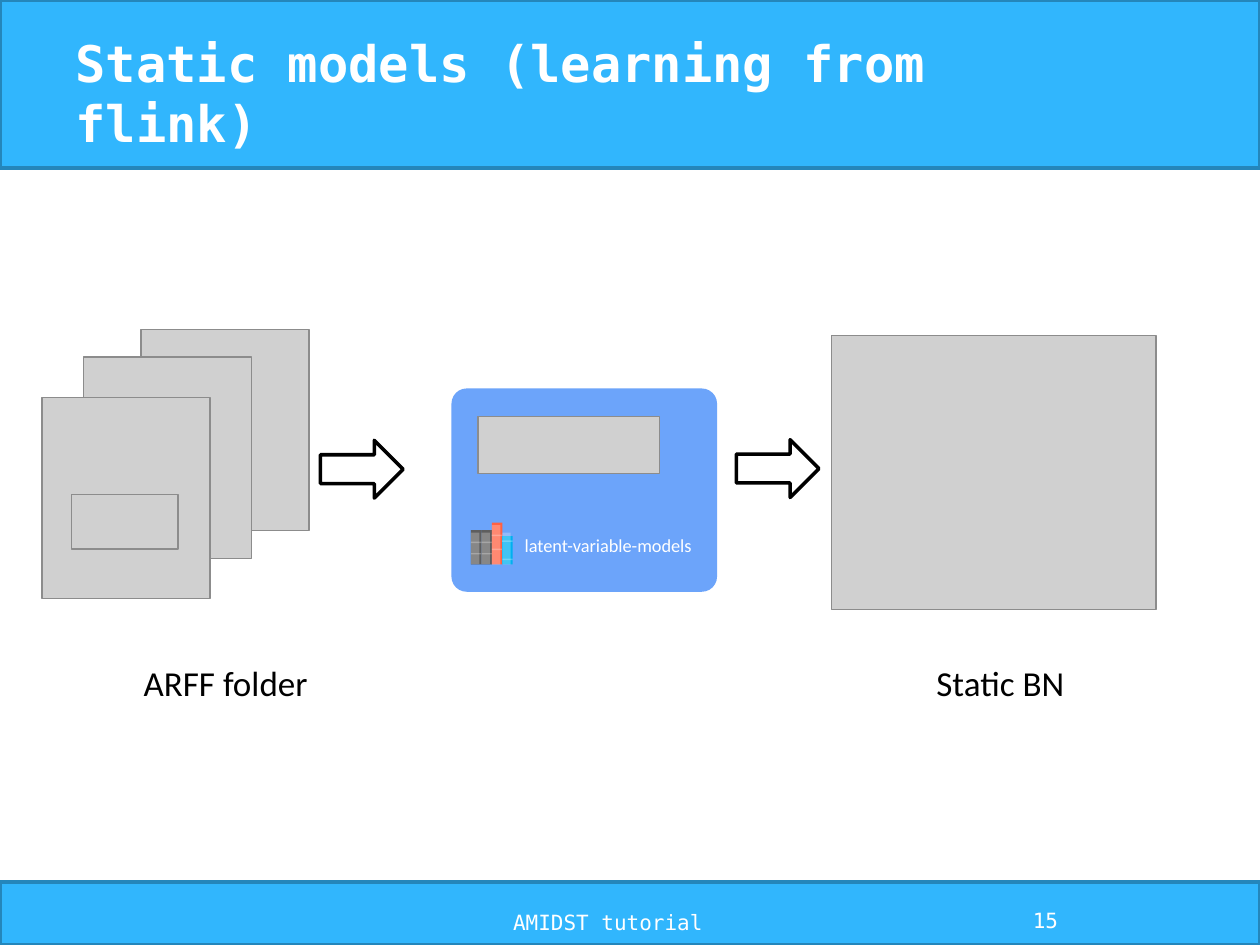
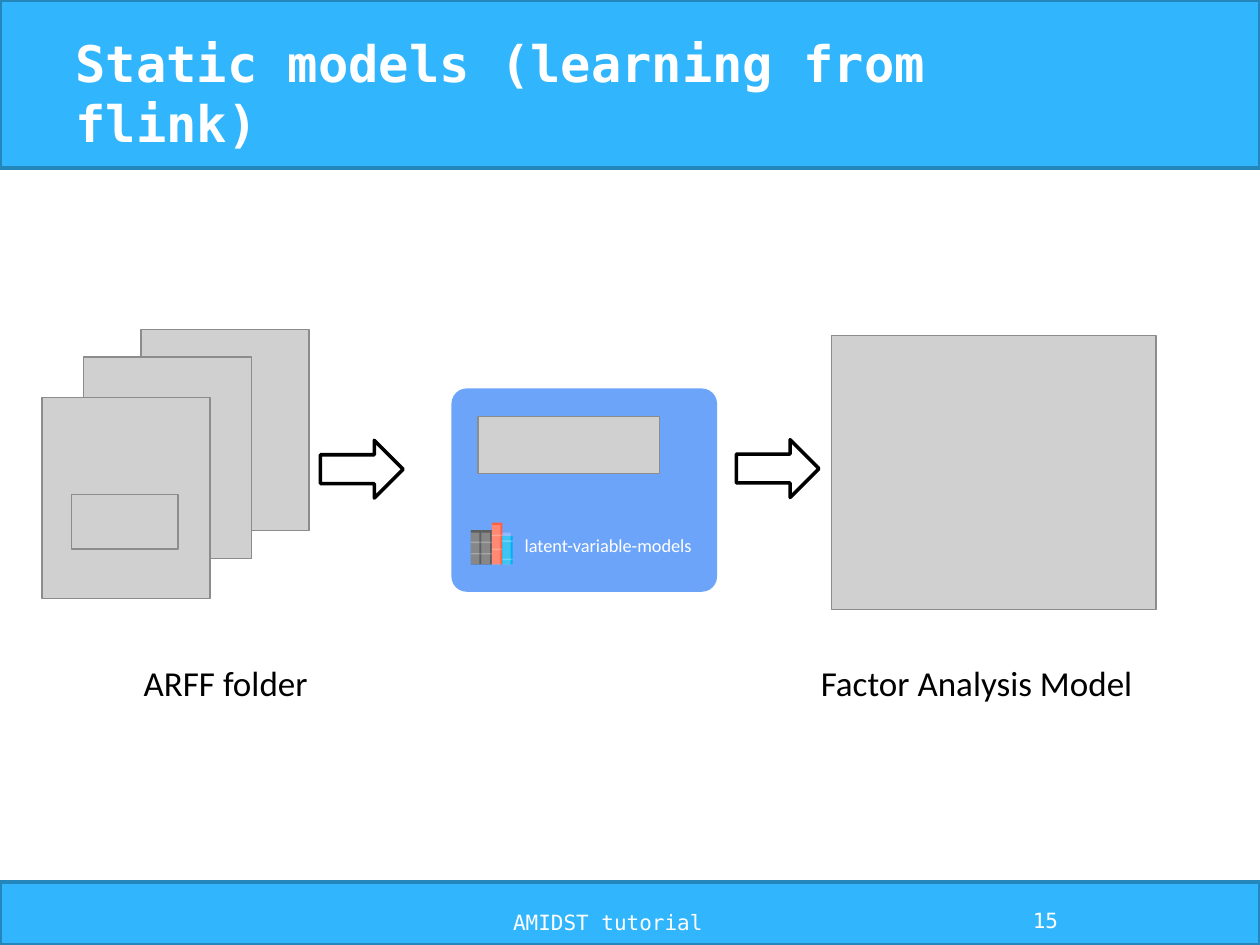
Before and after one commit to amidst/tutorial, a slide deck: slide 15 of doc/slides/AMIDST_slides.pptx. Drawn at 1260x945 pixels with LibreOffice and Linux fonts; fonts in the diff are those of the drawing; grey boxes stand for pictures; background and template pictures are left out. Boxes give left, top, right and bottom in pixels: in the first picture for what was removed or moved away, otherwise in the second. Text is boxed around its words. In the diff, an @@ line names an element or a change of style, - is before the commit and + after.

```diff
--- a/doc/slides/AMIDST_slides.pptx
+++ b/doc/slides/AMIDST_slides.pptx
@@ text added at (821,671,1132,702), 20 pt, text #000000 @@
+Factor Analysis Model
@@ text removed at (936,672,1065,697) @@
-Static BN
```
Also in this commit, not shown: 10 other slides changed, 6 other files.
